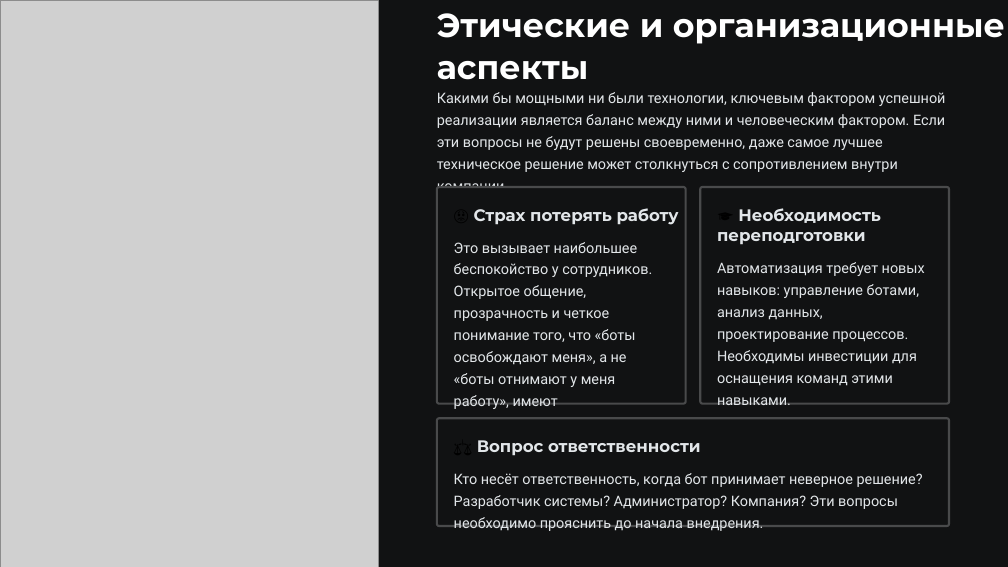
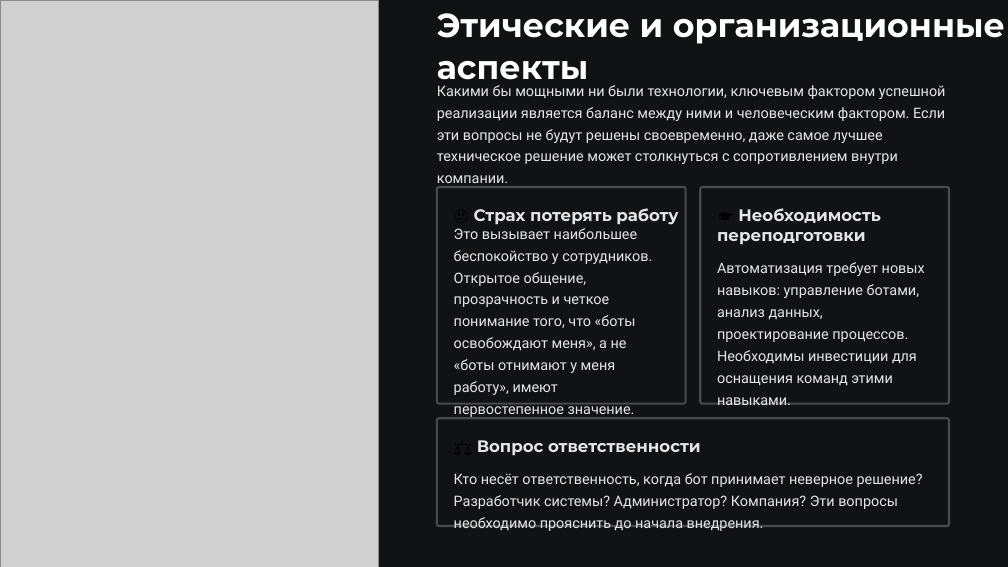
Before and after one commit to oiskenderov/ai-management-course, a slide deck: slide 10 of Seperated/Presentations/RU/L6-RU-Detail-Suni-intellektle-proseslerin-avtomatlasdirilmasi-RPA-AI.pptx. Drawn at 1008x567 pixels with LibreOffice and Linux fonts; fonts in the diff are those of the drawing; grey boxes stand for pictures. Boxes give left, top, right and bottom in pixels: in the first picture for what was removed or moved away, otherwise in the second. Text is boxed around its words. In the diff, an @@ line names an element or a change of style, - is before the commit and + after.

```diff
--- a/Seperated/Presentations/RU/L6-RU-Detail-Suni-intellektle-proseslerin-avtomatlasdirilmasi-RPA-AI.pptx
+++ b/Seperated/Presentations/RU/L6-RU-Detail-Suni-intellektle-proseslerin-avtomatlasdirilmasi-RPA-AI.pptx
@@ text "Какими бы мощными ни были ...": place and size @@
-text "Какими бы мощными ни были ..." at bbox=[437, 92, 946, 195]
+text "Какими бы мощными ни были ..." at bbox=[437, 85, 946, 188]
@@ text "Это вызывает наибольшее беспокойство у ..." rewrapped from bbox=[454, 242, 652, 419] to bbox=[454, 228, 652, 395] @@
```
Also in this commit, not shown: 2 other slides changed, 1 other file.
